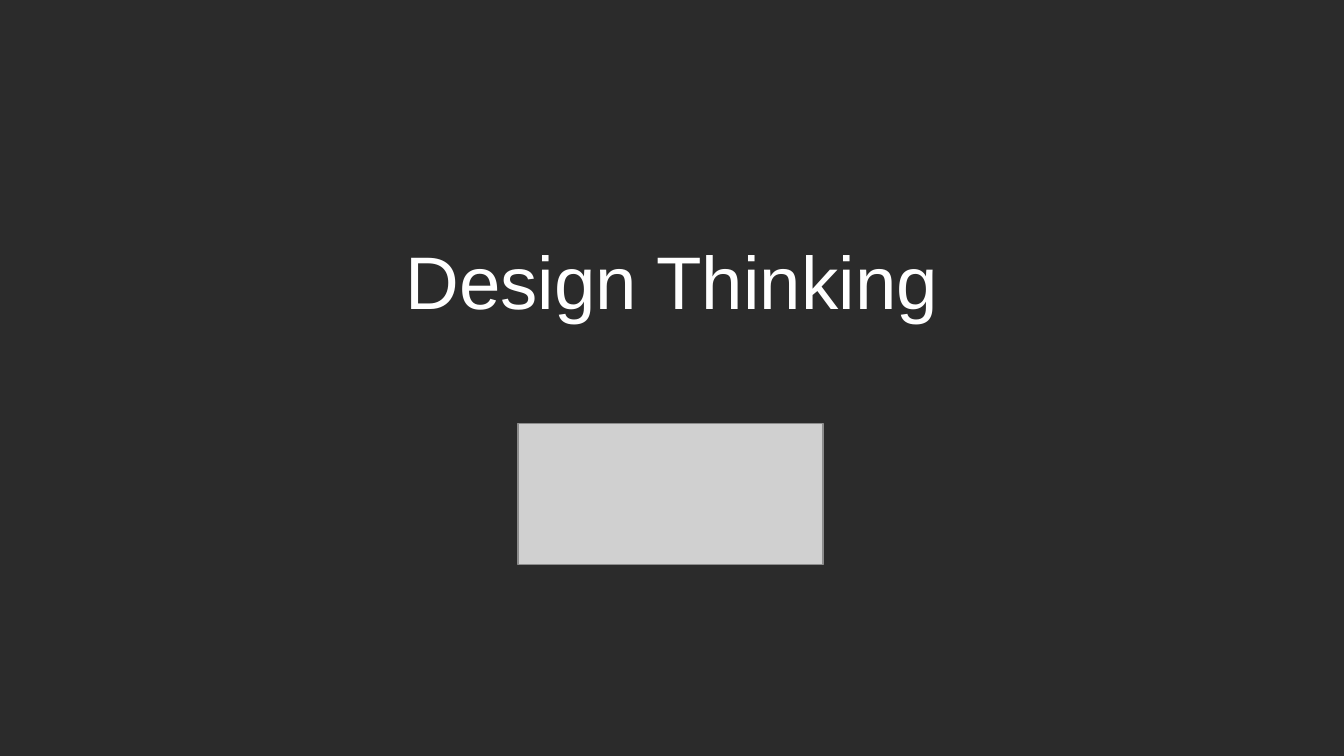
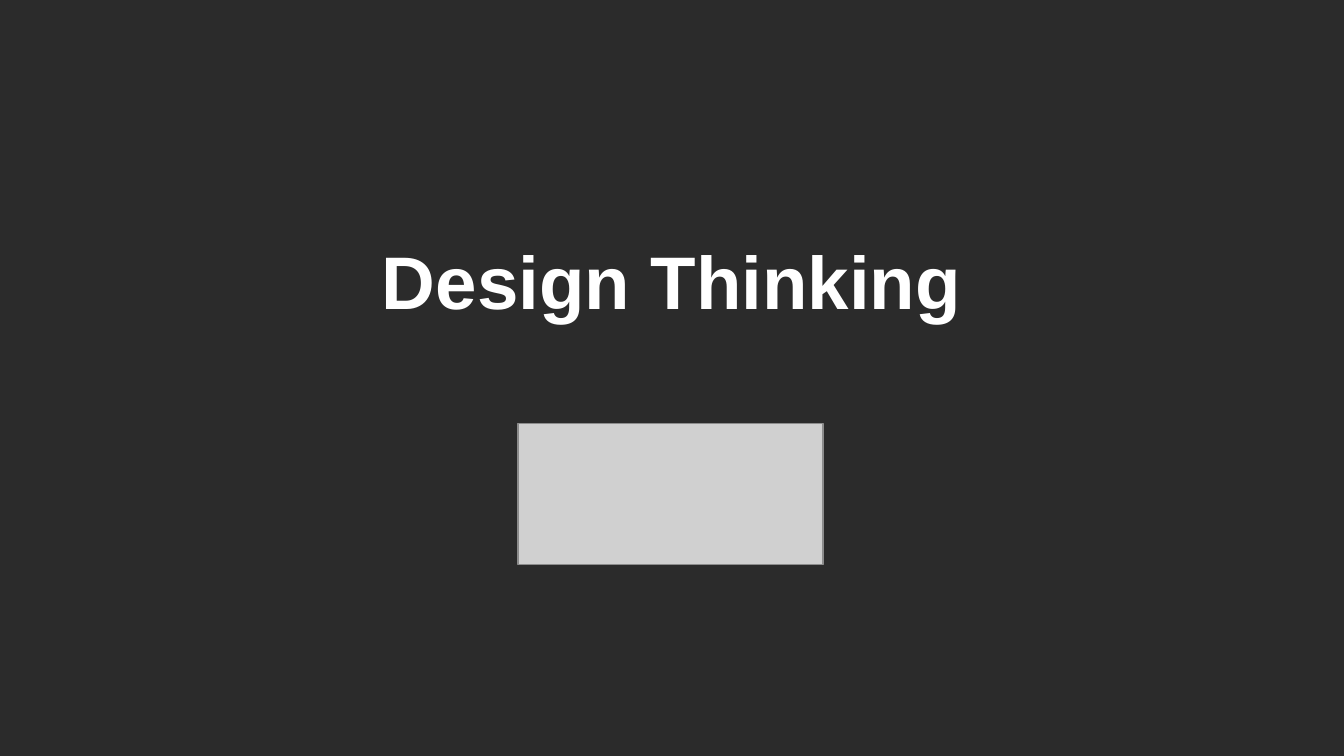
Before and after one commit to jejaksaid/course-flc, a slide deck: slide 1 of design thinking/slide.odp. Drawn at 1344x756 pixels with LibreOffice and Linux fonts; fonts in the diff are those of the drawing; grey boxes stand for pictures; background and template pictures are left out; a plain dark background stands for a picture behind light text. Boxes give left, top, right and bottom in pixels: in the first picture for what was removed or moved away, otherwise in the second. Text is boxed around its words. In the diff, an @@ line names an element or a change of style, - is before the commit and + after.

Commit message:
edited design thinking

```diff
--- a/design thinking/slide.odp
+++ b/design thinking/slide.odp
@@ title "Design Thinking" at <box>382,255,961,323</box>: bold on @@
```
Also in this commit, not shown: 8 slides added, 5 slides removed, 2 other files.
